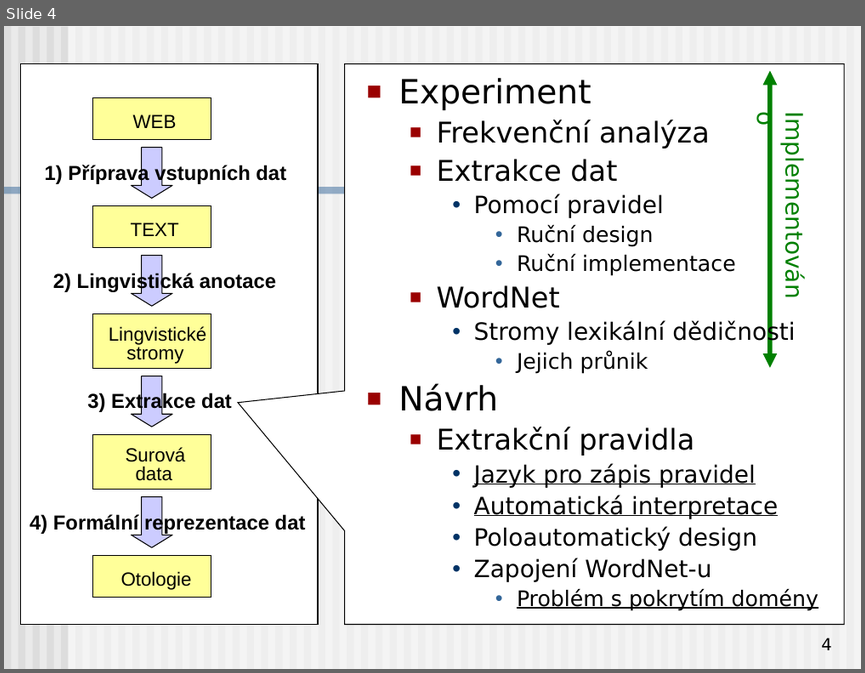
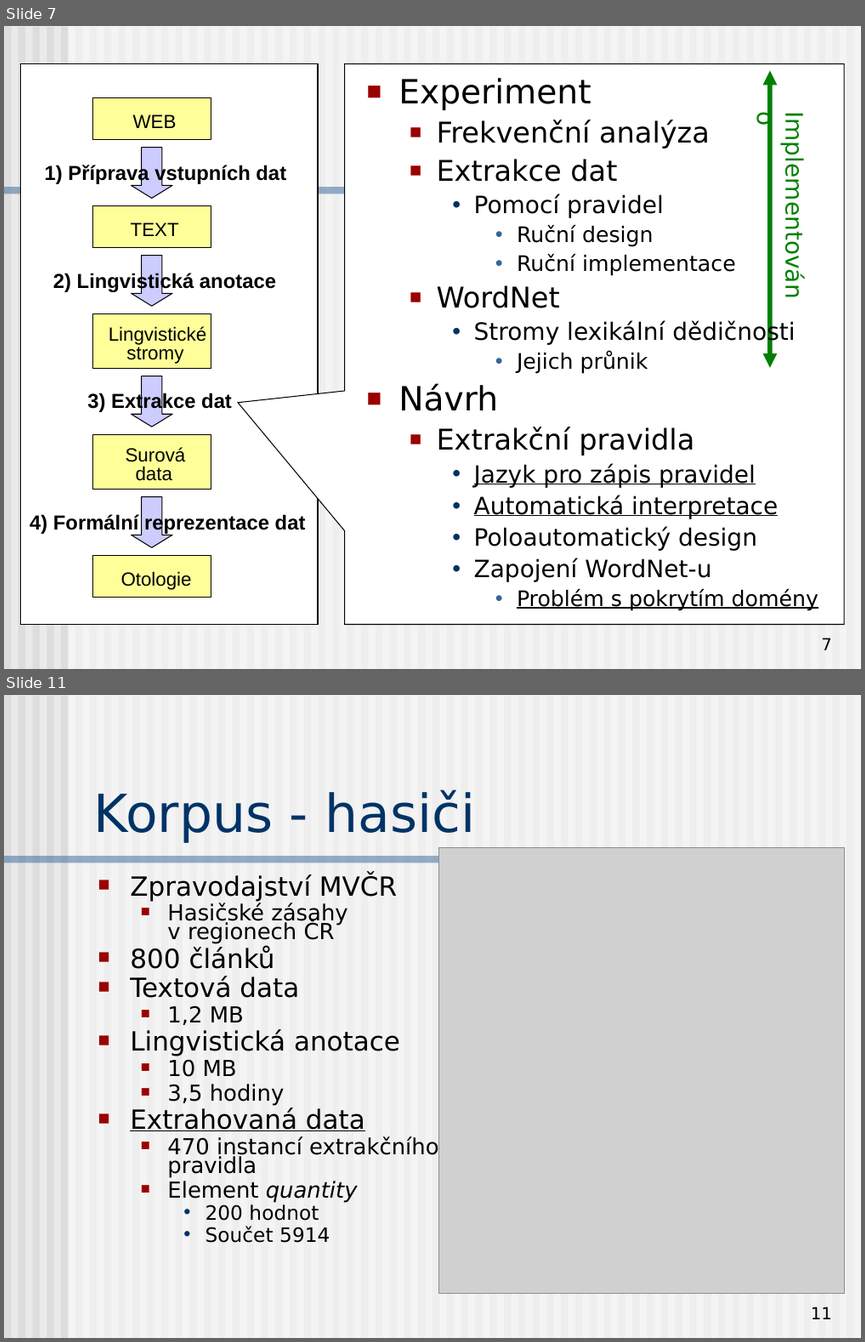
Before and after one commit to BackupTheBerlios/czsem-svn, a slide deck: trunk/docs/Presentation/dedek_czsem_obhajoba.ppt. Shown one above the other, each under a label of ours: slide 4 before the commit, slides 7 and 11 after it; the slides between them are not shown. The pictures are 865x673 and 865x1342 pixels, drawn with LibreOffice and Linux fonts; fonts in the diff are those of the drawing; grey boxes stand for pictures. Boxes give left, top, right and bottom in pixels: in the first picture for what was removed or moved away, otherwise in the second. Text is boxed around its words. In the diff, an @@ line names an element or a change of style, - is before the commit and + after.

```diff
--- a/trunk/docs/Presentation/dedek_czsem_obhajoba.ppt
+++ b/trunk/docs/Presentation/dedek_czsem_obhajoba.ppt
@@ slide 11 added at [4,695,861,1338], background #EAEAEA; not listed: 62 template elements that a slide beside it also shows @@
@@ title added at [94,789,476,843], 44 pt, text #003366 @@
+Korpus - hasiči
@@ picture added at [438,847,845,1293] @@
@@ text added at [130,873,438,1242], 18.5 pt, text #000000 @@
+■ Zpravodajství MVČR
+  ■ Hasičské zásahy
+    v regionech ČR
+■ 800 článků
+■ Textová data
+  ■ 1,2 MB
+■ Lingvistická anotace
+  ■ 10 MB
+  ■ 3,5 hodiny
+■ Extrahovaná data
+  ■ 470 instancí extrakčního pravidla
+  ■ Element quantity
+    • 200 hodnot
+    • Součet 5914
@@ page number added at [811,1306,832,1319], 14 pt, text #000000 @@
+11
@@ what was slide 4 is now slide 7 @@
@@ page number at [821,637,831,650]: text changed @@
-4
+7
```
Also in this commit, not shown: 3 slides changed, 18 other slides added, 2 slides removed.
